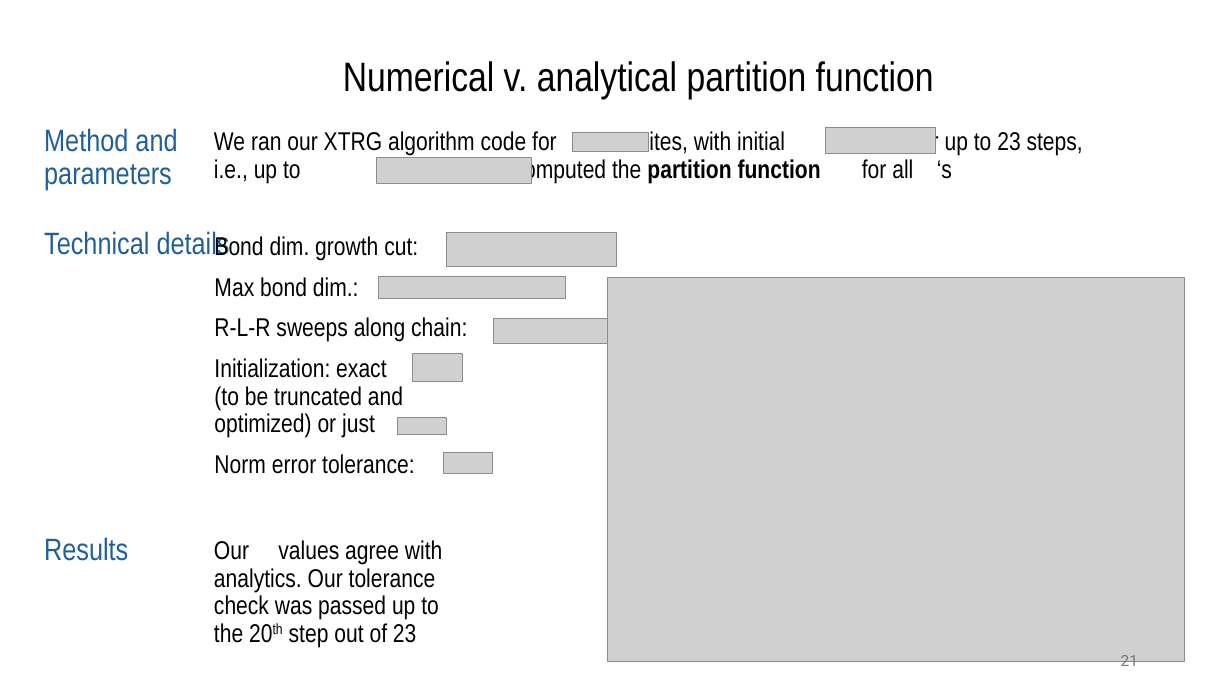
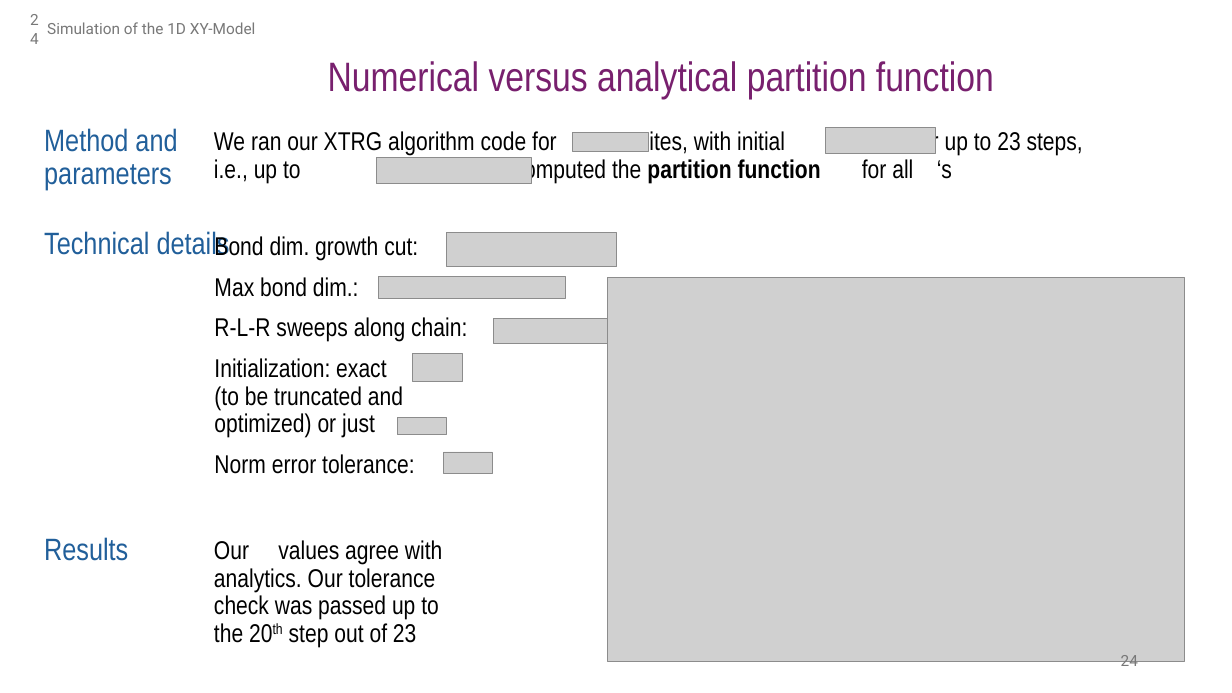
Before and after one commit to MrHighsenberg/XTRG-Algorithm, a slide deck: slide 24 of presentation/Term_Project_XTRG_Presentation.pptx (slide 21 before the commit). Drawn at 1232x693 pixels with LibreOffice and Linux fonts; fonts in the diff are those of the drawing; grey boxes stand for pictures; background and template pictures are left out. Boxes give left, top, right and bottom in pixels: in the first picture for what was removed or moved away, otherwise in the second. Text is boxed around its words. In the diff, an @@ line names an element or a change of style, - is before the commit and + after.

```diff
--- a/presentation/Term_Project_XTRG_Presentation.pptx
+++ b/presentation/Term_Project_XTRG_Presentation.pptx
@@ page number added at (x1=12, y1=10, x2=48, y2=47), 12 pt, text #797979 @@
+24
@@ text added at (x1=47, y1=22, x2=255, y2=34), 12 pt, text #797979 @@
+Simulation of the 1D XY-Model
@@ text at (x1=328, y1=61, x2=994, y2=99): text changed; text colour #000000 to #78206E @@
-Numerical v. analytical partition function
+Numerical versus analytical partition function
@@ page number at (x1=1121, y1=655, x2=1138, y2=671): text changed @@
-21
+24
```
Also in this commit, not shown: 22 other slides changed, 5 slides added, 2 slides removed, 7 other files.
